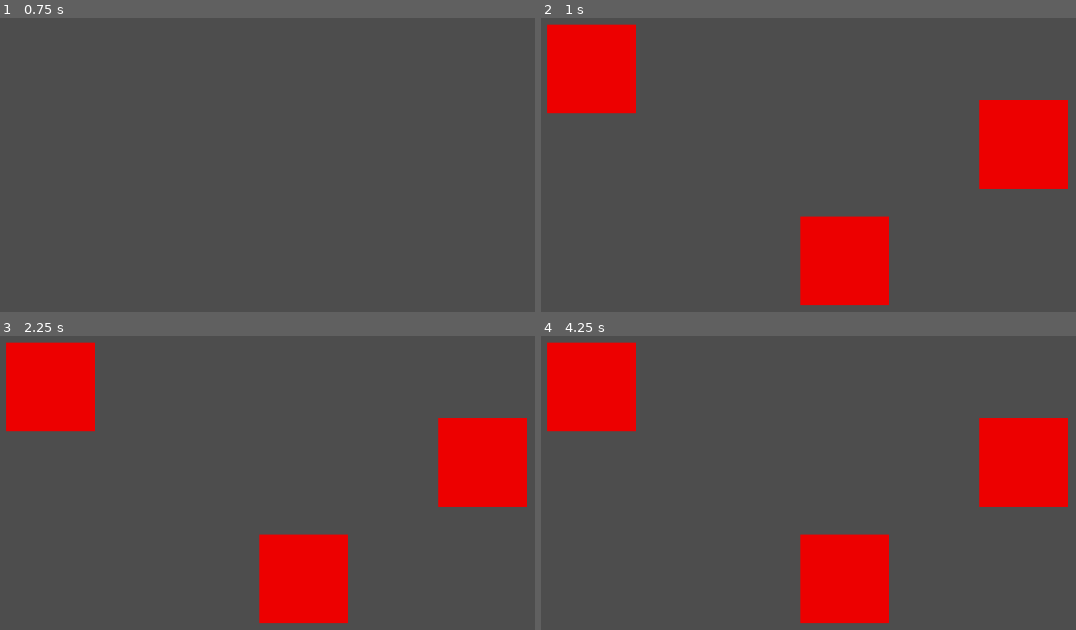
Above: before the commit, frames 1-4 (two rows, left to right).
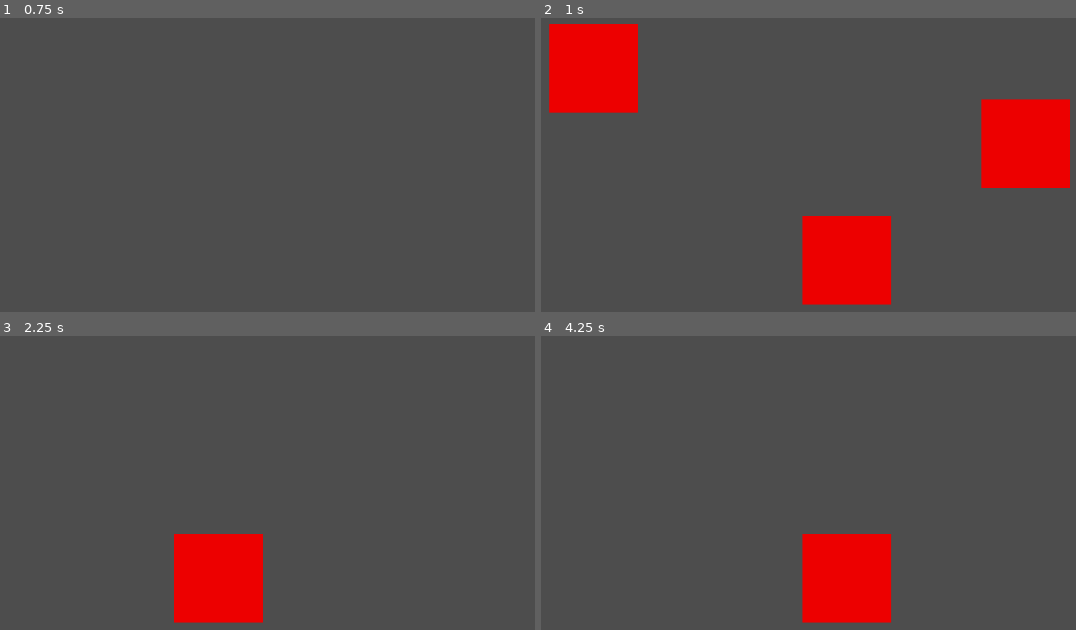
Above: after the commit, the same moments.

Repository: Garrett-Ravatt/DEEBSMoP
Game: Godot game, scene res://test-scenes/buncha_spawners.tscn
Same seed, same stepped clock (60 frames per second), same inputs: the game is played once before the commit and once after it. The project has no main scene, so this scene is started directly.
Inputs:
- Up to frame 1 (0.75 s): tap Enter at 0.5 s; hold D (move_right) from 0.53 s (still down)
- Up to frame 2 (1 s): keep holding D (move_right)
- Up to frame 3 (2.25 s): tap Space at 1.25 s; release D (move_right) at 1.28 s; hold S (move_down) 1.28-2.03 s; tap Enter at 2 s; hold D (move_right) from 2.03 s (still down)
- Up to frame 4 (4.25 s): release D (move_right) at 2.78 s; hold W (move_up) 2.78-3.53 s; tap Space at 3.5 s; hold A (move_left) from 3.53 s (still down)

Frame 1 is identical in both runs. In frame 2, 1.2% of the frame differs, in the area x 1-99%, y 2-98%; in frame 3, 20%; in frame 4, 11%.

Commit message:
Emeny now pursues The Man

Diff:
--- /dev/null
+++ b/objects/enemies/emeny_2.gd
@@ -0,0 +1,53 @@
+extends CharacterBody2D
+
+
+const SPEED = 150.0
+const ACCEL = 100.0
+
+enum EMENYSTATE {
+	PURSUIT,
+	PATROL,
+}
+var _state : EMENYSTATE = EMENYSTATE.PATROL :
+	set(value):
+		if _state == value:
+			return
+
+		# TEARDOWN
+		match _state:
+			EMENYSTATE.PATROL:
+				print("leaving Patrol")
+			EMENYSTATE.PURSUIT:
+				target = null
+
+		# BUILD
+		match value:
+			EMENYSTATE.PURSUIT:
+				var new_target = get_tree().get_first_node_in_group("aggro_target")
+				if new_target != null:
+					target = new_target
+				else:
+					push_warning("PURSUIT state change aborted because Emeny Two cannot find a target")
+					return
+
+		_state = value
+
+var target : Node2D = null
+
+func _ready():
+	_state = EMENYSTATE.PURSUIT
+
+func _physics_process(delta):
+	match _state:
+		EMENYSTATE.PATROL:
+			pass
+		EMENYSTATE.PURSUIT:
+			var direction = (target.global_position - global_position).normalized()
+
+			if direction:
+				velocity.x = clamp(velocity.x + direction.x * ACCEL * delta, -SPEED, SPEED)
+				velocity.y = clamp(velocity.y + direction.y * ACCEL * delta, -SPEED, SPEED)
+			else:
+				velocity.x = move_toward(velocity.x, 0, SPEED * delta)
+
+	move_and_slide()
--- a/objects/enemies/emeny_2.tscn
+++ b/objects/enemies/emeny_2.tscn
@@ -1,10 +1,13 @@
-[gd_scene load_steps=2 format=3 uid="uid://bqasjawoteqde"]
+[gd_scene load_steps=3 format=3 uid="uid://bqasjawoteqde"]
+
+[ext_resource type="Script" path="res://objects/enemies/emeny_2.gd" id="1_xorsv"]
 
 [sub_resource type="RectangleShape2D" id="RectangleShape2D_wfg7g"]
 size = Vector2(128, 128)
 
 [node name="Emeny2" type="CharacterBody2D"]
 motion_mode = 1
+script = ExtResource("1_xorsv")
 
 [node name="ColorRect" type="ColorRect" parent="."]
 custom_minimum_size = Vector2(128, 128)
--- a/objects/the_man.tscn
+++ b/objects/the_man.tscn
@@ -5,7 +5,7 @@
 [sub_resource type="CircleShape2D" id="CircleShape2D_21u08"]
 radius = 20.0
 
-[node name="TheMan" type="Area2D"]
+[node name="TheMan" type="Area2D" groups=["aggro_target"]]
 collision_mask = 0
 script = ExtResource("1_mkixg")
 
--- a/test-scenes/buncha_spawners.tscn
+++ b/test-scenes/buncha_spawners.tscn
@@ -5,7 +5,7 @@
 [node name="BunchaSpawners" type="Node2D"]
 
 [node name="Camera2D" type="Camera2D" parent="."]
-position = Vector2(579, 323)
+anchor_mode = 0
 metadata/_edit_lock_ = true
 
 [node name="EmenySpawner" parent="." instance=ExtResource("1_3m5pd")]
--- /dev/null
+++ b/test-scenes/get_the_man.tscn
@@ -0,0 +1,12 @@
+[gd_scene load_steps=3 format=3 uid="uid://dd0s51ahsweea"]
+
+[ext_resource type="PackedScene" uid="uid://ck2ec7r4qsdr4" path="res://objects/the_man.tscn" id="1_mu60b"]
+[ext_resource type="PackedScene" uid="uid://bqasjawoteqde" path="res://objects/enemies/emeny_2.tscn" id="2_mapl8"]
+
+[node name="GetTheMan" type="Node2D"]
+
+[node name="TheMan" parent="." instance=ExtResource("1_mu60b")]
+position = Vector2(447, 253)
+
+[node name="Emeny2" parent="." instance=ExtResource("2_mapl8")]
+position = Vector2(221, 162)
